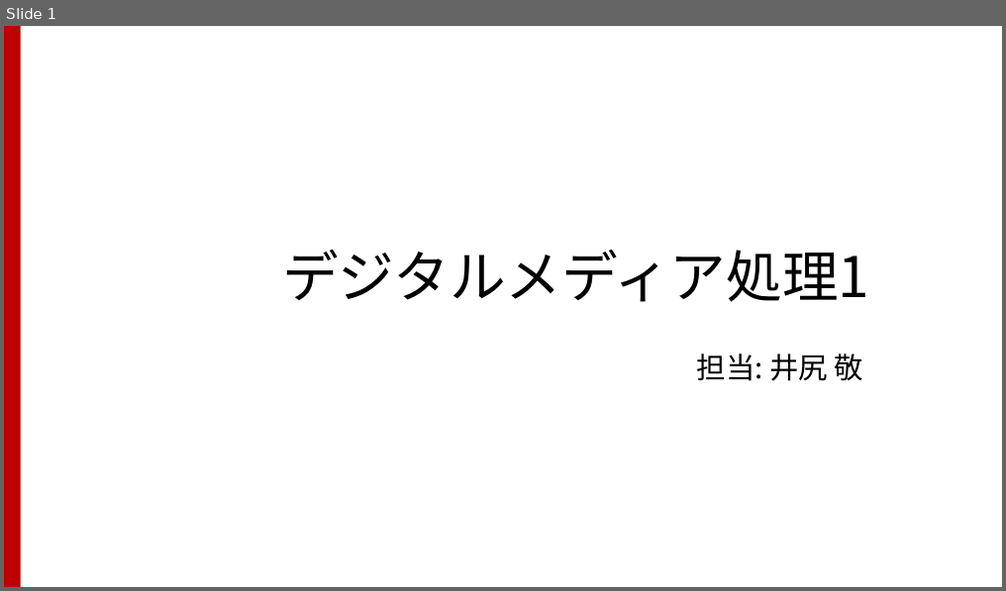
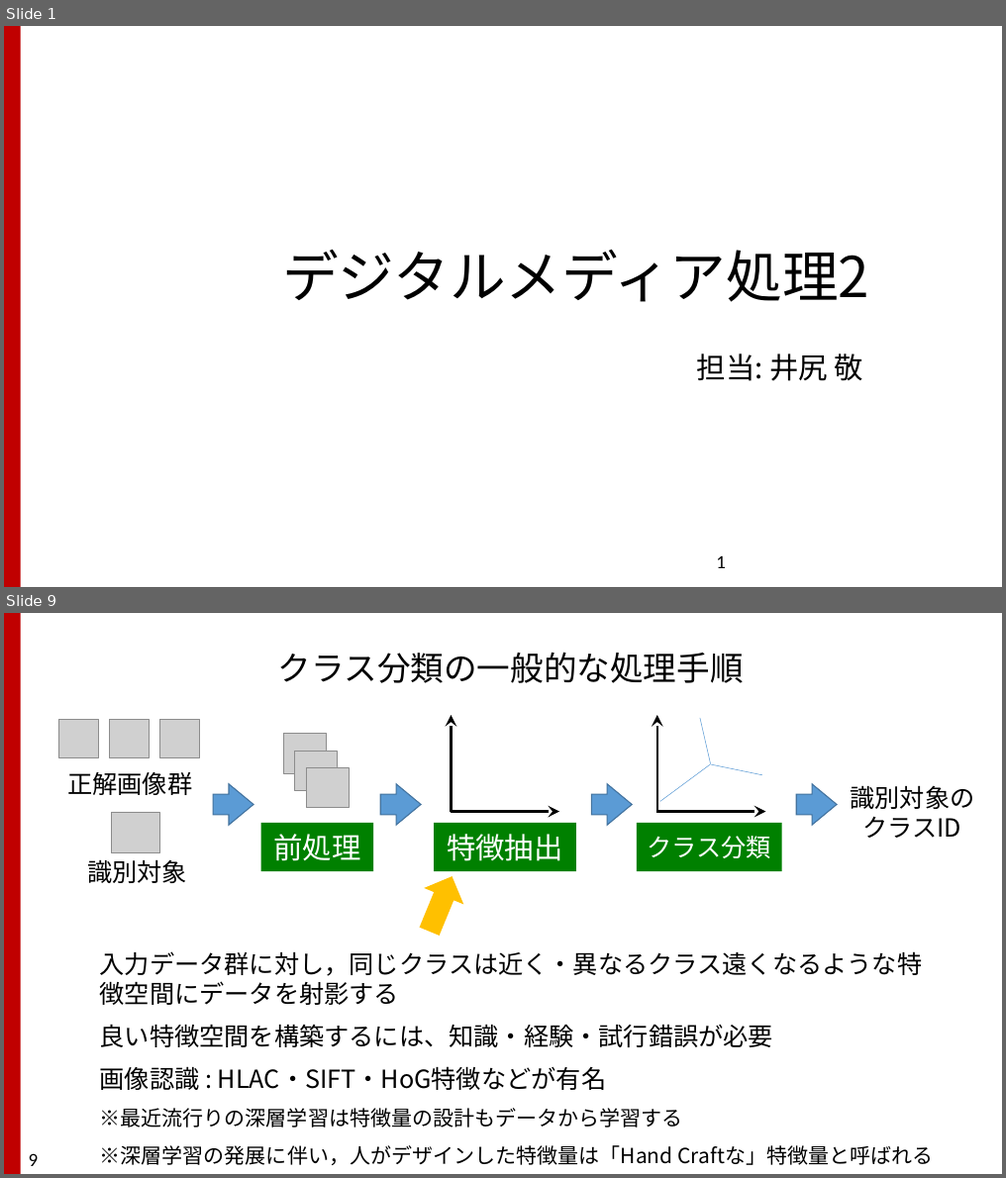
Before and after one commit to TakashiIjiri/TakashiIjiri.github.io, a slide deck: classes/dm2018_2/dm2_7.pptx. Shown one above the other, each under a label of ours: slide 1 before the commit, slides 1 and 9 after it; the slides between them are not shown. The pictures are 1006x591 and 1006x1178 pixels, drawn with LibreOffice and Linux fonts; fonts in the diff are those of the drawing; grey boxes stand for pictures; background and template pictures are left out. Boxes give left, top, right and bottom in pixels: in the first picture for what was removed or moved away, otherwise in the second. Text is boxed around its words. In the diff, an @@ line names an element or a change of style, - is before the commit and + after.

```diff
--- a/classes/dm2018_2/dm2_7.pptx
+++ b/classes/dm2018_2/dm2_7.pptx
@@ slide 9 added at box(4, 613, 1002, 1174), background #FFFFFF; not listed: 1 template element that a slide beside it also shows @@
@@ text added at box(278, 652, 744, 683), 32 pt, text #000000 @@
+クラス分類の一般的な処理手順
@@ arrow added from (450, 812) to (450, 715), #000000 2.25 pt @@
@@ right arrow added at box(213, 783, 253, 825), fill #5B9BD5, outline #43739E 1 pt @@
@@ group added at box(260, 734, 373, 871): 3 pictures, 1 rectangle @@
+前処理
@@ right arrow added at box(380, 783, 421, 825), fill #5B9BD5, outline #43739E 1 pt @@
@@ right arrow added at box(592, 783, 632, 825), fill #5B9BD5, outline #43739E 1 pt @@
@@ group added at box(637, 715, 782, 871): 3 lines, 2 arrows, 1 rectangle @@
+クラス分類
@@ right arrow added at box(797, 783, 838, 825), fill #5B9BD5, outline #43739E 1 pt @@
@@ text added at box(849, 785, 974, 838), 24 pt, text #000000 @@
+識別対象の
+クラスID
@@ group added at box(58, 719, 199, 883): 4 pictures, 2 texts @@
+正解画像群
+識別対象
@@ arrow added from (450, 811) to (559, 811), #000000 2.25 pt @@
@@ rectangle added at box(434, 823, 576, 871), fill #008000, 28 pt, text #FFFFFF @@
+特徴抽出
@@ right arrow added at box(410, 868, 472, 940), fill #FFC000 @@
@@ text added at box(100, 952, 933, 1165), 24 pt, text #000000 @@
+入力データ群に対し，同じクラスは近く・異なるクラス遠くなるような特徴空間にデータを射影する
+良い特徴空間を構築するには、知識・経験・試行錯誤が必要
+画像認識 : HLAC・SIFT・HoG特徴などが有名
+※最近流行りの深層学習は特徴量の設計もデータから学習する
+※深層学習の発展に伴い，人がデザインした特徴量は「Hand Craftな」特徴量と呼ばれる
@@ page number added at box(29, 1154, 39, 1166), 18 pt, text #000000 @@
+9
@@ slide 1 changed as well @@
@@ title at box(282, 250, 869, 302): text changed @@
-デジタルメディア処理1
+デジタルメディア処理2
@@ page number added at box(716, 557, 726, 569), 18 pt, text #000000 @@
+1
```
Also in this commit, not shown: 46 other slides added, 26 slides removed, 14 other files.
